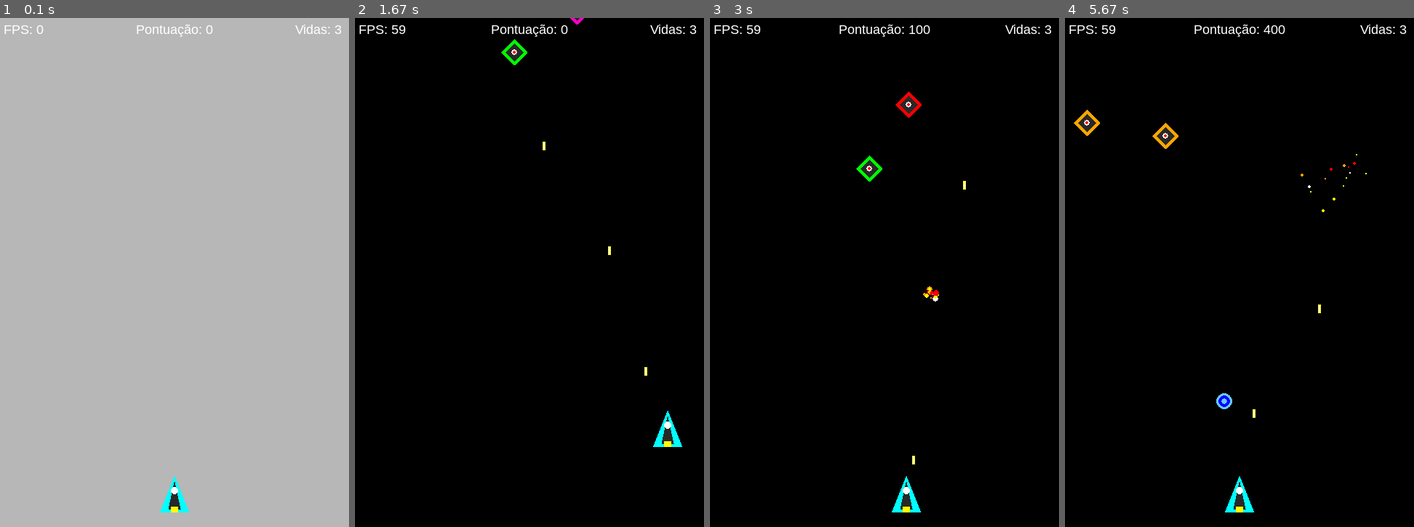
Above: before the commit, frames 1-4 (left to right).
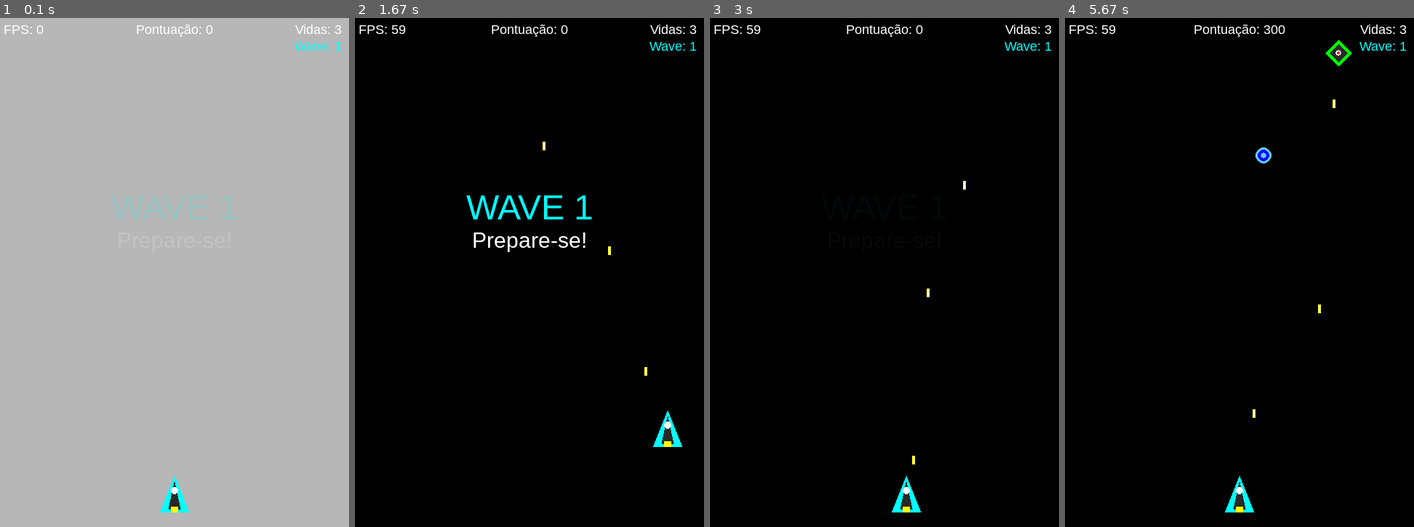
Above: after the commit, the same moments.

Repository: victorbouissoumota/PyGame-Mota-Sheik
Game: pygame game, started from Código PyGaMe Projeto final Dessoft.py
Two runs of this game, one before a commit and one after it. Both use one fixed random seed, a clock stepped at 60 frames per second and the inputs below.
Inputs (mouse positions are in pixels of both pictures, inside the frame that each line leads up to):
- Up to frame 1 (0.1 s): no input
- Up to frame 2 (1.67 s): tap Space at 0.33, 0.73, 1.03, 1.23, 1.57 s; hold Right 0.67-1.13 s; hold Up 1.17-1.47 s; hold Right from 1.5 s (still down)
- Up to frame 3 (3 s): tap Space at 1.87, 2.07, 2.37, 2.63, 2.97 s; release Right at 1.97 s; hold Left 2-2.53 s; hold Down 2.57-2.87 s; hold Left from 2.9 s (still down)
- Up to frame 4 (5.67 s): tap Space at 3.27, 3.4, 3.8, 4.1, 4.8, 5.2, 5.5 s; release Left at 3.3 s; hold Up 3.33-3.7 s; hold Right 3.73-4.37 s; click (1239, 28) at 4.45 s, where only the run after the commit has a clickable "Pontuação: 100"; hold Down 4.73-5.1 s; hold Left 5.13-5.6 s; hold Right from 5.63 s (still down)

The runs differ from the first frame. In frame 1, 0.5% of the frame differs, in the area x 32-98%, y 4-40%; in frame 2, 1.3%, in the area x 31-98%, y 0-46%; in frame 3, 0.8%; in frame 4, 1.0%.

Commit message:
Waves com dificuldade progressiva

Diff:
--- a/Código PyGaMe Projeto final Dessoft.py
+++ b/Código PyGaMe Projeto final Dessoft.py
@@ -48,12 +48,8 @@
 SHOOT_DELAY = 250
 
 # Inimigos
-ENEMY_MIN_SPEED = 2
-ENEMY_MAX_SPEED = 5
 ENEMY_WIDTH = 36
 ENEMY_HEIGHT = 36
-ENEMY_SPAWN_DELAY = 800
-MAX_ENEMIES = 8
 
 # Explosões
 EXPLOSION_PARTICLES = 15
@@ -64,10 +60,111 @@
 # Power-ups
 POWERUP_SPEED = 2
 POWERUP_SIZE = 24
-POWERUP_SPAWN_CHANCE = 25  # Porcentagem de chance ao destruir um inimigo
-TRIPLE_SHOT_DURATION = 5000  # Milissegundos
+POWERUP_SPAWN_CHANCE = 25
+TRIPLE_SHOT_DURATION = 5000
 SHIELD_DURATION = 6000
 BOMB_FLASH_DURATION = 300
+
+# Waves
+WAVE_TRANSITION_DURATION = 3000  # Milissegundos mostrando o texto da wave
+
+
+# =============================================================================
+# SISTEMA DE WAVES
+# =============================================================================
+
+class WaveManager:
+    """Gerencia as ondas de inimigos com dificuldade progressiva.
+
+    A cada nova wave, os inimigos ficam mais rápidos, aparecem em
+    maior quantidade e com menos intervalo entre spawns.
+
+    Attributes:
+        wave_number: Número da wave atual.
+        enemies_to_spawn: Quantos inimigos faltam spawnar nesta wave.
+        enemies_alive: Quantos inimigos desta wave ainda estão vivos.
+        spawn_delay: Intervalo entre spawns (diminui a cada wave).
+        last_spawn: Timestamp do último spawn.
+        enemy_min_speed: Velocidade mínima dos inimigos (aumenta a cada wave).
+        enemy_max_speed: Velocidade máxima dos inimigos (aumenta a cada wave).
+        max_enemies: Máximo de inimigos simultâneos na tela.
+        transitioning: Flag que indica se está mostrando o texto da wave.
+        transition_start: Timestamp do início da transição.
+    """
+
+    def __init__(self):
+        """Inicializa o gerenciador na wave 0 (a primeira wave é a 1)."""
+        self.wave_number = 0
+        self.enemies_to_spawn = 0
+        self.enemies_alive = 0
+        self.spawn_delay = 0
+        self.last_spawn = 0
+        self.enemy_min_speed = 0
+        self.enemy_max_speed = 0
+        self.max_enemies = 0
+        self.transitioning = False
+        self.transition_start = 0
+
+    def start_next_wave(self):
+        """Configura e inicia a próxima wave com parâmetros mais difíceis."""
+        self.wave_number += 1
+        self.enemies_to_spawn = 5 + (self.wave_number * 3)
+        self.enemies_alive = self.enemies_to_spawn
+        self.spawn_delay = max(300, 800 - (self.wave_number * 50))
+        self.enemy_min_speed = min(2 + (self.wave_number * 0.3), 6)
+        self.enemy_max_speed = min(5 + (self.wave_number * 0.4), 10)
+        self.max_enemies = min(8 + self.wave_number, 15)
+        self.last_spawn = pygame.time.get_ticks()
+        self.transitioning = True
+        self.transition_start = pygame.time.get_ticks()
+
+    def is_wave_complete(self):
+        """Verifica se todos os inimigos da wave foram eliminados.
+
+        Returns:
+            bool: True se não há mais inimigos para spawnar nem vivos.
+        """
+        return self.enemies_to_spawn <= 0 and self.enemies_alive <= 0
+
+    def is_transitioning(self):
+        """Verifica se ainda está mostrando o texto de transição.
+
+        Returns:
+            bool: True se a transição ainda está acontecendo.
+        """
+        if self.transitioning:
+            elapsed = pygame.time.get_ticks() - self.transition_start
+            if elapsed >= WAVE_TRANSITION_DURATION:
+                self.transitioning = False
+        return self.transitioning
+
+    def enemy_killed(self):
+        """Registra que um inimigo foi eliminado."""
+        self.enemies_alive -= 1
+
+    def enemy_escaped(self):
+        """Registra que um inimigo saiu da tela sem ser destruído."""
+        self.enemies_alive -= 1
+
+    def should_spawn(self, current_enemy_count):
+        """Verifica se é hora de spawnar um novo inimigo.
+
+        Args:
+            current_enemy_count: Quantidade atual de inimigos na tela.
+
+        Returns:
+            bool: True se deve spawnar um novo inimigo.
+        """
+        if self.transitioning or self.enemies_to_spawn <= 0:
+            return False
+        if current_enemy_count >= self.max_enemies:
+            return False
+        now = pygame.time.get_ticks()
+        if now - self.last_spawn >= self.spawn_delay:
+            self.last_spawn = now
+            self.enemies_to_spawn -= 1
+            return True
+        return False
 
 
 # =============================================================================
@@ -228,11 +325,8 @@
         if now - self.last_shot >= SHOOT_DELAY:
             self.last_shot = now
             if self.triple_shot:
-                # Tiro central
                 b1 = Bullet(self.rect.centerx, self.rect.top, 0)
-                # Tiro esquerdo (levemente diagonal)
                 b2 = Bullet(self.rect.left + 5, self.rect.top + 10, -2)
-                # Tiro direito (levemente diagonal)
                 b3 = Bullet(self.rect.right - 5, self.rect.top + 10, 2)
                 for b in [b1, b2, b3]:
                     self.bullet_group.add(b)
@@ -249,7 +343,6 @@
             screen: Superfície onde o escudo será desenhado.
         """
         if self.shield:
-            # Efeito de pulsar usando seno
             pulse = int(3 * math.sin(pygame.time.get_ticks() / 150))
             radius = max(PLAYER_WIDTH // 2, PLAYER_HEIGHT // 2) + 8 + pulse
             pygame.draw.circle(screen, LIGHT_BLUE, self.rect.center, radius, 2)
@@ -308,26 +401,34 @@
 class Enemy(pygame.sprite.Sprite):
     """Nave inimiga que desce pela tela.
 
-    Cada inimigo tem velocidade aleatória e aparece em uma posição
-    horizontal aleatória no topo da tela.
+    Cada inimigo tem velocidade definida pelo WaveManager e aparece
+    em uma posição horizontal aleatória no topo da tela.
 
     Attributes:
         image: Superfície com o desenho do inimigo.
         rect: Retângulo de posição e colisão.
         speed: Velocidade vertical de descida.
+        wave_manager: Referência ao gerenciador de waves.
     """
 
     COLORS = [RED, ORANGE, MAGENTA, GREEN]
 
-    def __init__(self):
-        """Inicializa o inimigo em posição aleatória acima da tela."""
+    def __init__(self, min_speed, max_speed, wave_manager):
+        """Inicializa o inimigo em posição aleatória acima da tela.
+
+        Args:
+            min_speed: Velocidade mínima de descida.
+            max_speed: Velocidade máxima de descida.
+            wave_manager: Referência ao gerenciador de waves.
+        """
         super().__init__()
         self.color = random.choice(self.COLORS)
         self.image = self._create_enemy_image()
         self.rect = self.image.get_rect()
         self.rect.x = random.randint(0, SCREEN_WIDTH - ENEMY_WIDTH)
         self.rect.y = random.randint(-80, -ENEMY_HEIGHT)
-        self.speed = random.uniform(ENEMY_MIN_SPEED, ENEMY_MAX_SPEED)
+        self.speed = random.uniform(min_speed, max_speed)
+        self.wave_manager = wave_manager
 
     def _create_enemy_image(self):
         """Cria o sprite do inimigo com formato de losango.
@@ -362,14 +463,14 @@
         """Move o inimigo para baixo e o remove se sair da tela."""
         self.rect.y += self.speed
         if self.rect.top > SCREEN_HEIGHT:
+            self.wave_manager.enemy_escaped()
             self.kill()
 
 
 class PowerUp(pygame.sprite.Sprite):
     """Item de power-up que cai pela tela após destruir um inimigo.
 
-    Existem três tipos: tiro triplo, escudo e bomba. Cada um tem
-    um visual e efeito diferente.
+    Existem três tipos: tiro triplo, escudo e bomba.
 
     Attributes:
         image: Superfície com o desenho do power-up.
@@ -405,7 +506,6 @@
         surface = pygame.Surface((POWERUP_SIZE, POWERUP_SIZE), pygame.SRCALPHA)
 
         if self.kind == "triple":
-            # Triângulo amarelo - tiro triplo
             pygame.draw.polygon(surface, YELLOW, [
                 (POWERUP_SIZE // 2, 2),
                 (2, POWERUP_SIZE - 2),
@@ -418,13 +518,11 @@
             ])
 
         elif self.kind == "shield":
-            # Círculo azul - escudo
             pygame.draw.circle(surface, LIGHT_BLUE, (POWERUP_SIZE // 2, POWERUP_SIZE // 2), POWERUP_SIZE // 2 - 1)
             pygame.draw.circle(surface, BLUE, (POWERUP_SIZE // 2, POWERUP_SIZE // 2), POWERUP_SIZE // 2 - 4)
             pygame.draw.circle(surface, LIGHT_BLUE, (POWERUP_SIZE // 2, POWERUP_SIZE // 2), 4)
 
         elif self.kind == "bomb":
-            # Quadrado vermelho - bomba
             pygame.draw.rect(surface, RED, (2, 2, POWERUP_SIZE - 4, POWERUP_SIZE - 4))
             pygame.draw.rect(surface, ORANGE, (6, 6, POWERUP_SIZE - 12, POWERUP_SIZE - 12))
             pygame.draw.rect(surface, YELLOW, (9, 9, POWERUP_SIZE - 18, POWERUP_SIZE - 18))
@@ -434,10 +532,7 @@
     def update(self):
         """Move o power-up para baixo e o remove se sair da tela."""
         self.rect.y += self.speed
-
-        # Efeito de flutuar (oscilação horizontal)
         self.rect.x += int(math.sin(pygame.time.get_ticks() / 200) * 0.8)
-
         if self.rect.top > SCREEN_HEIGHT:
             self.kill()
 
@@ -552,9 +647,9 @@
         bullets: Grupo com os tiros do jogador.
         enemies: Grupo com os inimigos.
         powerups: Grupo com os power-ups.
-        last_enemy_spawn: Timestamp do último spawn de inimigo.
+        wave_manager: Gerenciador de ondas de inimigos.
         score: Pontuação atual do jogador.
-        bomb_flash: Timestamp do flash da bomba (efeito visual).
+        bomb_flash: Timestamp do flash da bomba.
     """
 
     def __init__(self):
@@ -568,6 +663,7 @@
         self.playing = False
         self.font = pygame.font.SysFont("arial", 18)
         self.font_big = pygame.font.SysFont("arial", 48)
+        self.font_medium = pygame.font.SysFont("arial", 30)
 
     def new_game(self):
         """Inicia uma nova partida, criando os grupos de sprites e o jogador."""
@@ -577,7 +673,8 @@
         self.powerups = pygame.sprite.Group()
         self.player = Player(self.bullets, self.all_sprites)
         self.all_sprites.add(self.player)
-        self.last_enemy_spawn = pygame.time.get_ticks()
+        self.wave_manager = WaveManager()
+        self.wave_manager.start_next_wave()
         self.score = 0
         self.bomb_flash = 0
         self.playing = True
@@ -607,34 +704,39 @@
     def update(self):
         """Atualiza todos os sprites, spawna inimigos e verifica colisões."""
         self.all_sprites.update()
-        self._spawn_enemies()
+
+        # Verifica se a wave acabou para iniciar a próxima
+        if self.wave_manager.is_wave_complete():
+            self.wave_manager.start_next_wave()
+
+        # Spawna inimigos se não está em transição
+        if not self.wave_manager.is_transitioning():
+            self._spawn_enemies()
+
         self._check_collisions()
         self._check_powerup_collisions()
 
     def _spawn_enemies(self):
-        """Cria novos inimigos periodicamente, respeitando o limite máximo."""
-        now = pygame.time.get_ticks()
-        if now - self.last_enemy_spawn >= ENEMY_SPAWN_DELAY and len(self.enemies) < MAX_ENEMIES:
-            self.last_enemy_spawn = now
-            enemy = Enemy()
+        """Cria novos inimigos conforme as regras da wave atual."""
+        if self.wave_manager.should_spawn(len(self.enemies)):
+            enemy = Enemy(
+                self.wave_manager.enemy_min_speed,
+                self.wave_manager.enemy_max_speed,
+                self.wave_manager,
+            )
             self.enemies.add(enemy)
             self.all_sprites.add(enemy)
 
     def _check_collisions(self):
-        """Verifica e processa todas as colisões do jogo.
-
-        Tiro x Inimigo: destrói ambos, soma pontos, cria explosão e
-        pode dropar um power-up.
-        Inimigo x Jogador: o jogador perde uma vida e fica invencível.
-        """
+        """Verifica e processa todas as colisões do jogo."""
         # Tiro x Inimigo
         hits = pygame.sprite.groupcollide(self.bullets, self.enemies, True, True)
         for bullet, enemies_hit in hits.items():
             for enemy in enemies_hit:
                 self.score += 100
+                self.wave_manager.enemy_killed()
                 Explosion.create(enemy.rect.centerx, enemy.rect.centery, self.all_sprites)
 
-                # Chance de dropar power-up
                 if random.randint(1, 100) <= POWERUP_SPAWN_CHANCE:
                     powerup = PowerUp(enemy.rect.centerx, enemy.rect.centery)
                     self.powerups.add(powerup)
@@ -645,6 +747,7 @@
             enemy_hits = pygame.sprite.spritecollide(self.player, self.enemies, True)
             if enemy_hits:
                 for enemy in enemy_hits:
+                    self.wave_manager.enemy_killed()
                     Explosion.create(enemy.rect.centerx, enemy.rect.centery, self.all_sprites)
                 alive = self.player.hit()
                 if not alive:
@@ -667,6 +770,7 @@
         self.bomb_flash = pygame.time.get_ticks()
         for enemy in self.enemies:
             self.score += 100
+            self.wave_manager.enemy_killed()
             Explosion.create(enemy.rect.centerx, enemy.rect.centery, self.all_sprites, big=True)
         self.enemies.empty()
 
@@ -676,6 +780,7 @@
 
         game_over_text = self.font_big.render("GAME OVER", True, RED)
         score_text = self.font.render(f"Pontuação: {self.score}", True, WHITE)
+        wave_text = self.font.render(f"Wave alcançada: {self.wave_manager.wave_number}", True, WHITE)
 
         self.screen.blit(
             game_over_text,
@@ -685,6 +790,10 @@
             score_text,
             (SCREEN_WIDTH // 2 - score_text.get_width() // 2, SCREEN_HEIGHT // 2),
         )
+        self.screen.blit(
+            wave_text,
+            (SCREEN_WIDTH // 2 - wave_text.get_width() // 2, SCREEN_HEIGHT // 2 + 30),
+        )
 
         pygame.display.flip()
         pygame.time.wait(3000)
@@ -704,15 +813,44 @@
             self.screen.blit(flash_surface, (0, 0))
 
         self.all_sprites.draw(self.screen)
-
-        # Desenha escudo por cima da nave
         self.player.draw_shield(self.screen)
-
         self._draw_hud()
+
+        # Texto de transição de wave
+        if self.wave_manager.is_transitioning():
+            self._draw_wave_transition()
+
         pygame.display.flip()
 
+    def _draw_wave_transition(self):
+        """Desenha o texto de anúncio da wave com efeito de fade."""
+        elapsed = pygame.time.get_ticks() - self.wave_manager.transition_start
+
+        # Calcula alpha para fade in e fade out
+        if elapsed < 500:
+            alpha = int(255 * (elapsed / 500))
+        elif elapsed > WAVE_TRANSITION_DURATION - 500:
+            alpha = int(255 * ((WAVE_TRANSITION_DURATION - elapsed) / 500))
+        else:
+            alpha = 255
+
+        wave_text = self.font_big.render(f"WAVE {self.wave_manager.wave_number}", True, CYAN)
+        wave_text.set_alpha(alpha)
+
+        subtitle = self.font_medium.render("Prepare-se!", True, WHITE)
+        subtitle.set_alpha(alpha)
+
+        self.screen.blit(
+            wave_text,
+            (SCREEN_WIDTH // 2 - wave_text.get_width() // 2, SCREEN_HEIGHT // 3),
+        )
+        self.screen.blit(
+            subtitle,
+            (SCREEN_WIDTH // 2 - subtitle.get_width() // 2, SCREEN_HEIGHT // 3 + 55),
+        )
+
     def _draw_hud(self):
-        """Desenha o HUD com vidas, pontuação, FPS e indicadores de power-ups."""
+        """Desenha o HUD com vidas, pontuação, wave, FPS e power-ups ativos."""
         fps_text = self.font.render(f"FPS: {int(self.clock.get_fps())}", True, WHITE)
         self.screen.blit(fps_text, (5, 5))
 
@@ -721,6 +859,10 @@
 
         lives_text = self.font.render(f"Vidas: {self.player.lives}", True, WHITE)
         self.screen.blit(lives_text, (SCREEN_WIDTH - lives_text.get_width() - 10, 5))
+
+        # Wave atual
+        wave_text = self.font.render(f"Wave: {self.wave_manager.wave_number}", True, CYAN)
+        self.screen.blit(wave_text, (SCREEN_WIDTH - wave_text.get_width() - 10, 28))
 
         # Indicadores de power-ups ativos
         y_indicator = 30
